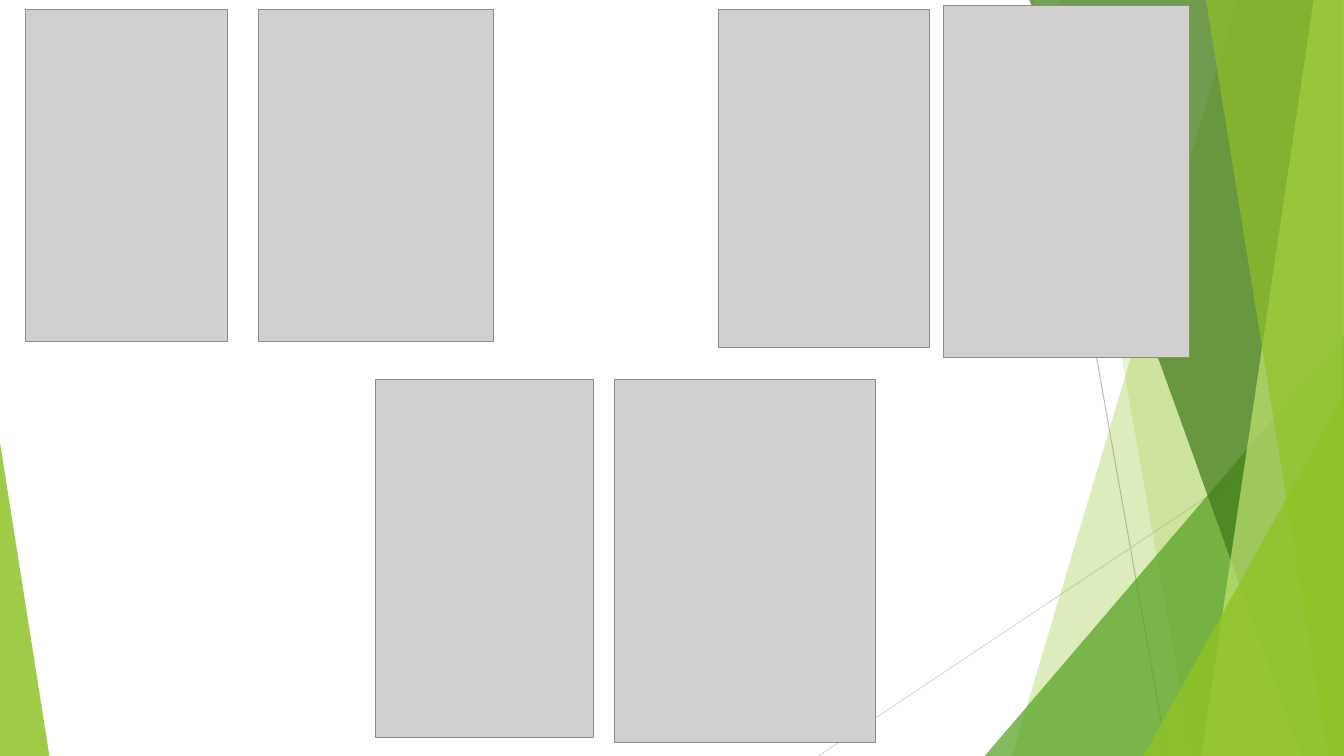
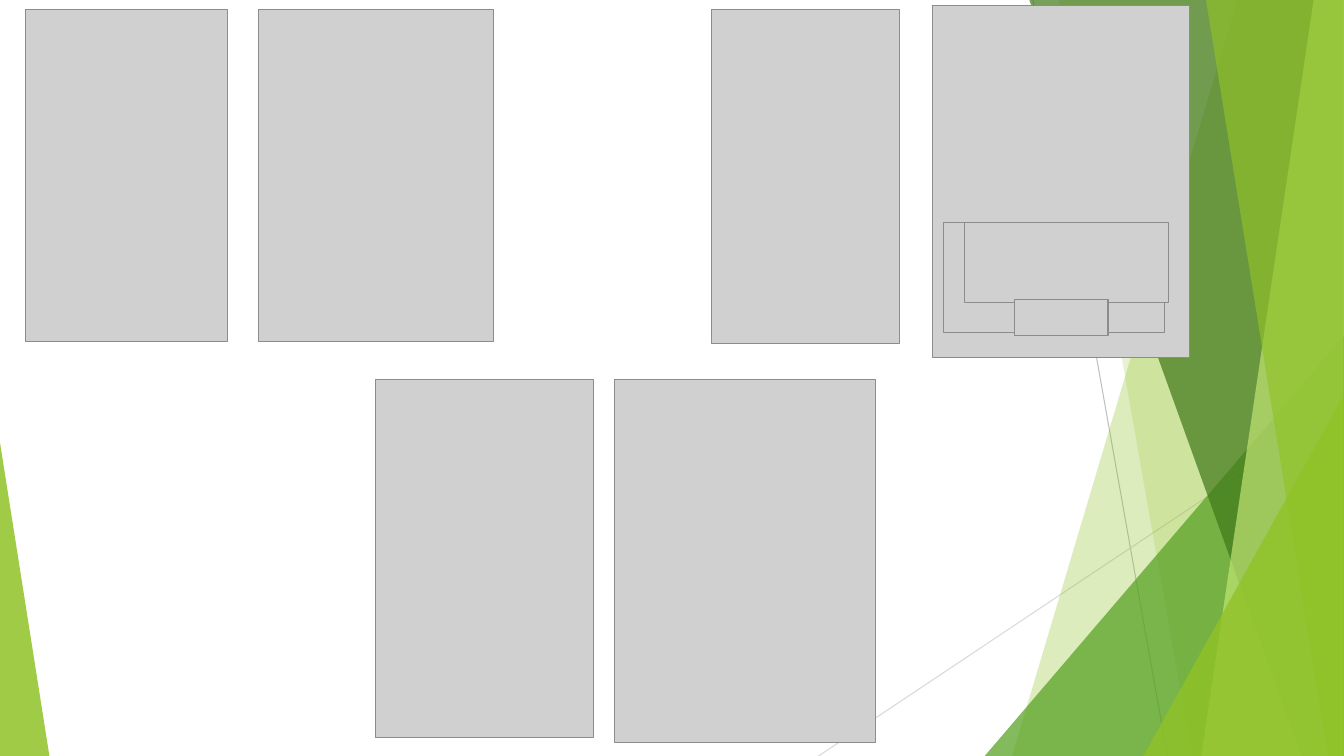
Before and after one commit to Chamma-/AndroidBabyBash, a slide deck: slide 6 of Presentation1.pptx. Drawn at 1344x756 pixels with LibreOffice and Linux fonts; fonts in the diff are those of the drawing; grey boxes stand for pictures; background and template pictures are left out. Boxes give left, top, right and bottom in pixels: in the first picture for what was removed or moved away, otherwise in the second. Text is boxed around its words. In the diff, an @@ line names an element or a change of style, - is before the commit and + after.

Commit message:
add
add

```diff
--- a/Presentation1.pptx
+++ b/Presentation1.pptx
@@ picture: place and size @@
-picture at (719, 9, 930, 348)
+picture at (712, 9, 899, 343)
@@ picture: place and size @@
-picture at (944, 6, 1191, 357)
+picture at (933, 6, 1190, 357)
@@ picture added at (944, 223, 1165, 333) @@
@@ picture added at (965, 223, 1170, 302) @@
@@ picture added at (1015, 299, 1109, 336) @@
```
Also in this commit, not shown: 1 other slide changed.
